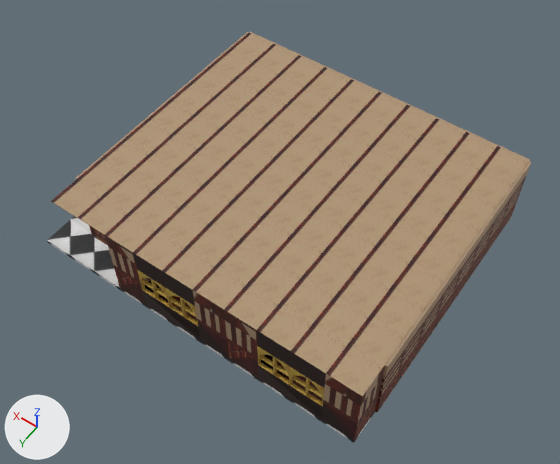
A saved change to the FBX model Assets/ConcertRoom.fbx.
Before and after are seen from a camera (50 mm lens) standing at (-6.2, 17.1, 37.5) and looking at (10.4, -6.1, 1.0). Every picture has the same lights, and +X, +Y and +Z are marked at lower left. Where no turn or scale is listed for an object, it has been applied to the vertices. Vertices at the same position are counted once.

The scene before the commit, as lines of its bpy script (objects in view):
```python
ob_ceiling = bpy.data.objects.new('Ceiling', me_ceiling_2x2x0_15)
ob_ceiling.location = (0.0, 2.0, 5.0)
ob_concertroomwallb0back = bpy.data.objects.new('ConcertRoomWallB0Back', me_concertroomwall_0_15x2x2_001)
ob_concertroomwallb0back.location = (16.0, 0.15, 0.0)
ob_concertroomwallb0left = bpy.data.objects.new('ConcertRoomWallB0Left', me_concertroomwall_0_15x2x2_002)
ob_concertroomwallb0left.location = (-0.15, -16.0, 0.0)
ob_concertroomwallb1left = bpy.data.objects.new('ConcertRoomWallB1Left', me_concertroomwallstripes_0_15x2x2)
ob_concertroomwallb1left.location = (-0.15, -16.0, 2.0)
ob_concertroomwallb2front = bpy.data.objects.new('ConcertRoomWallB2Front', me_concertroomwall_0_15x2x1_003)
ob_concertroomwallb2front.location = (20.0, -16.15, 4.0)
ob_concertroomwallb2left = bpy.data.objects.new('ConcertRoomWallB2Left', me_concertroomwall_0_15x2x1)
ob_concertroomwallb2left.location = (-0.15, -16.0, 4.0)
ob_concertroomwallb2right = bpy.data.objects.new('ConcertRoomWallB2Right', me_concertroomwall_0_15x2x1_002)
ob_concertroomwallb2right.location = (20.15, 0.0, 4.0)
ob_concertroomwallwindow_001 = bpy.data.objects.new('ConcertRoomWallWindow.001', me_concertroomwindow_2x8x5)
ob_concertroomwallwindow_001.location = (8.0, 2.0, 0.0)
ob_concertroomwallwindow_001.rotation_euler = (1.571, 0.0, 0.0)  # degrees (90, 0, 0)
ob_concertroomwallwindow_002 = bpy.data.objects.new('ConcertRoomWallWindow.002', me_concertroomwindow_2x8x5)
ob_concertroomwallwindow_002.location = (0.0, 2.0, 0.0)
ob_concertroomwallwindow_002.rotation_euler = (1.571, 0.0, 0.0)  # degrees (90, 0, 0)
# also in view: 'ConcertRoomFloorTiles' at (11.0, -7.0, -0.1); 'ConcertRoomWallWindow' at (3.0, 1.9, 2.5)
```
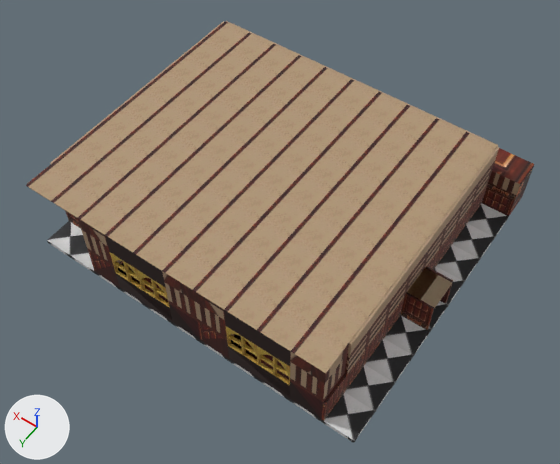
Boxes (x1, y1, x2, y2) around the edits, measured in the pictures (560 x 464 px):
'Ceiling', moved: before (51, 32, 529, 397); after (26, 22, 497, 373)
'ConcertRoomWallWindow.002', moved: before (224, 310, 385, 441); after (193, 291, 349, 419)
'ConcertRoomWallWindow.001', moved: before (105, 236, 229, 359); after (78, 219, 201, 341)
'ConcertRoomWallB1Left', moved: before (379, 175, 527, 395); after (345, 161, 495, 374)
'ConcertRoomWallB2Left', moved: before (383, 161, 531, 376); after (348, 147, 499, 355)
'ConcertRoomWallB0Left', reshaped, moved: before (375, 198, 518, 413); after (427, 183, 488, 270)
'HallWallB0TunnelRight', added (brown): after (482, 148, 534, 216)
'ConcertRoomWallDoor', added (brown): after (401, 266, 453, 330)
'ConcertRoomWallB0Left.001', added (brown): after (321, 296, 405, 421)
'ConcertRoomWallB2Right', moved: before (75, 32, 248, 179); after (50, 21, 224, 164)
'ConcertRoomWallB2Front', moved: before (250, 32, 530, 161); after (226, 21, 498, 147)
'ConcertRoomWallB0Back', moved: before (89, 226, 107, 245); after (66, 211, 81, 228)
part 1 of me_concertroomwall_0_15x2x2_002, deleted: before (433, 288, 456, 331)
part 2 of me_concertroomwall_0_15x2x2_002, deleted: before (375, 368, 401, 413)
part 3 of me_concertroomwall_0_15x2x2_002, deleted: before (416, 313, 439, 356)
part 4 of me_concertroomwall_0_15x2x2_002, deleted: before (397, 340, 420, 383)
'ConcertRoomFloorTiles', unchanged, uncovered by the edit: before (47, 216, 375, 443); after (47, 204, 509, 443)

Patch to the scene script:
```diff
--- a/Assets/ConcertRoom.fbx.py
+++ b/Assets/ConcertRoom.fbx.py
@@ me_concertroomwall_0_15x2x2_002 @@
 me_concertroomwall_0_15x2x2_002.from_pydata(...)  # 64 vertices, 48 faces; spans x 0.0..0.2, y 0.0..16.0, z 0.0..2.0
+# me_concertroomwall_0_15x2x2_002 part 1: the loose piece of 8 vertices spanning x 0.0..0.2, y 8.0..10.0, z 0.0..2.0 is deleted
+# me_concertroomwall_0_15x2x2_002 part 2: the loose piece of 8 vertices spanning x 0.0..0.1, y 14.0..16.0, z 0.0..2.0 is deleted
+# me_concertroomwall_0_15x2x2_002 part 3: the loose piece of 8 vertices spanning x 0.0..0.2, y 10.0..12.0, z 0.0..2.0 is deleted
+# me_concertroomwall_0_15x2x2_002 part 4: the loose piece of 8 vertices spanning x 0.0..0.1, y 12.0..14.0, z 0.0..2.0 is deleted
 me_concertroomwall_0_15x2x2_002.materials.append(mat_wall_001)
@@ ob_concertroomwallb2right @@
 ob_concertroomwallb2right = bpy.data.objects.new('ConcertRoomWallB2Right', me_concertroomwall_0_15x2x1_002)
-ob_concertroomwallb2right.location = (20.15, 0.0, 4.0)
+ob_concertroomwallb2right.location = (22.15, 0.0, 4.0)
@@ ob_concertroomwallb2left @@
 ob_concertroomwallb2left = bpy.data.objects.new('ConcertRoomWallB2Left', me_concertroomwall_0_15x2x1)
-ob_concertroomwallb2left.location = (-0.15, -16.0, 4.0)
+ob_concertroomwallb2left.location = (1.85, -16.0, 4.0)
@@ ob_concertroomwallb2front @@
 ob_concertroomwallb2front = bpy.data.objects.new('ConcertRoomWallB2Front', me_concertroomwall_0_15x2x1_003)
-ob_concertroomwallb2front.location = (20.0, -16.15, 4.0)
+ob_concertroomwallb2front.location = (22.0, -16.15, 4.0)
@@ ob_concertroomwallb1left @@
 ob_concertroomwallb1left = bpy.data.objects.new('ConcertRoomWallB1Left', me_concertroomwallstripes_0_15x2x2)
-ob_concertroomwallb1left.location = (-0.15, -16.0, 2.0)
+ob_concertroomwallb1left.location = (1.85, -16.0, 2.0)
@@ ob_ceiling @@
 ob_ceiling = bpy.data.objects.new('Ceiling', me_ceiling_2x2x0_15)
-ob_ceiling.location = (0.0, 2.0, 5.0)
+ob_ceiling.location = (2.0, 2.0, 5.0)
@@ ob_concertroomwallwindow_001 @@
 ob_concertroomwallwindow_001 = bpy.data.objects.new('ConcertRoomWallWindow.001', me_concertroomwindow_2x8x5)
-ob_concertroomwallwindow_001.location = (8.0, 2.0, 0.0)
+ob_concertroomwallwindow_001.location = (10.0, 2.0, 0.0)
 ob_concertroomwallwindow_001.rotation_euler = (1.571, 0.0, 0.0)  # degrees (90, 0, 0)
@@ ob_concertroomwallb0back @@
 ob_concertroomwallb0back = bpy.data.objects.new('ConcertRoomWallB0Back', me_concertroomwall_0_15x2x2_001)
-ob_concertroomwallb0back.location = (16.0, 0.15, 0.0)
+ob_concertroomwallb0back.location = (18.0, 0.15, 0.0)
@@ ob_concertroomwallwindow_002 @@
 ob_concertroomwallwindow_002 = bpy.data.objects.new('ConcertRoomWallWindow.002', me_concertroomwindow_2x8x5)
-ob_concertroomwallwindow_002.location = (0.0, 2.0, 0.0)
+ob_concertroomwallwindow_002.location = (2.0, 2.0, 0.0)
 ob_concertroomwallwindow_002.rotation_euler = (1.571, 0.0, 0.0)  # degrees (90, 0, 0)
@@ ob_concertroomwallb0left @@
 ob_concertroomwallb0left = bpy.data.objects.new('ConcertRoomWallB0Left', me_concertroomwall_0_15x2x2_002)
-ob_concertroomwallb0left.location = (-0.15, -16.0, 0.0)
+ob_concertroomwallb0left.location = (1.85, -16.0, 0.0)
@@ ob_concertroomwallb0left_001 @@
+ob_concertroomwallb0left_001 = bpy.data.objects.new('ConcertRoomWallB0Left.001', me_concertroomwall_0_15x2x2_001_1)  # a box spanning x 0.0..0.15, y 0.0..2.0, z 0.0..2.0; a box spanning x 0.0..0.15, y 2.0..4.0, z 0.0..2.0; a box spanning x 0.0..0.15, y 4.0..6.0, z 0.0..2.0; a box spanning x 0.0..0.15, y 6.0..8.0, z 0.0..2.0; in mat_wall_001 (picture img_wall1_jpg)
+ob_concertroomwallb0left_001.location = (1.85, -6.0, 0.0)
@@ ob_concertroomwalldoor @@
+ob_concertroomwalldoor = bpy.data.objects.new('ConcertRoomWallDoor', me_concertroomwalldoor_1_7x2_3x2_15)  # 24 vertices, 24 faces; spans x 0.0..1.7, y 0.0..2.3, z 0.0..2.15; in mat_wall (picture img_wall1_jpg), mat_whitewall (picture img_wall3_jpg)
+ob_concertroomwalldoor.location = (0.15, -8.15, 0.0)
@@ ob_hallwallb0tunnelright @@
+ob_hallwallb0tunnelright = bpy.data.objects.new('HallWallB0TunnelRight', me_hallwalltunnelright_2x10x3)  # 28 vertices, 26 faces; spans x 0.0..10.0, y -2.0..0.0, z 0.0..3.0; in mat_wall_003 (picture img_wall1_jpg), mat_wallwhite (picture img_wall3_jpg), mat_wallwhitewood2_003 (picture img_wall4_jpg)
+ob_hallwallb0tunnelright.location = (0.0, -16.0, 0.0)
```
